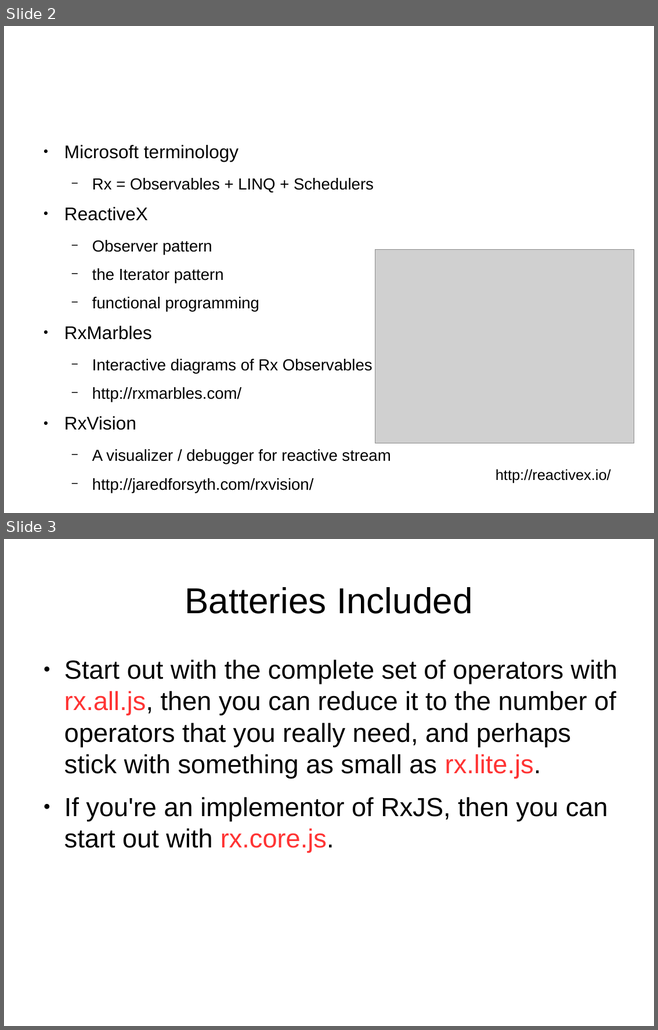
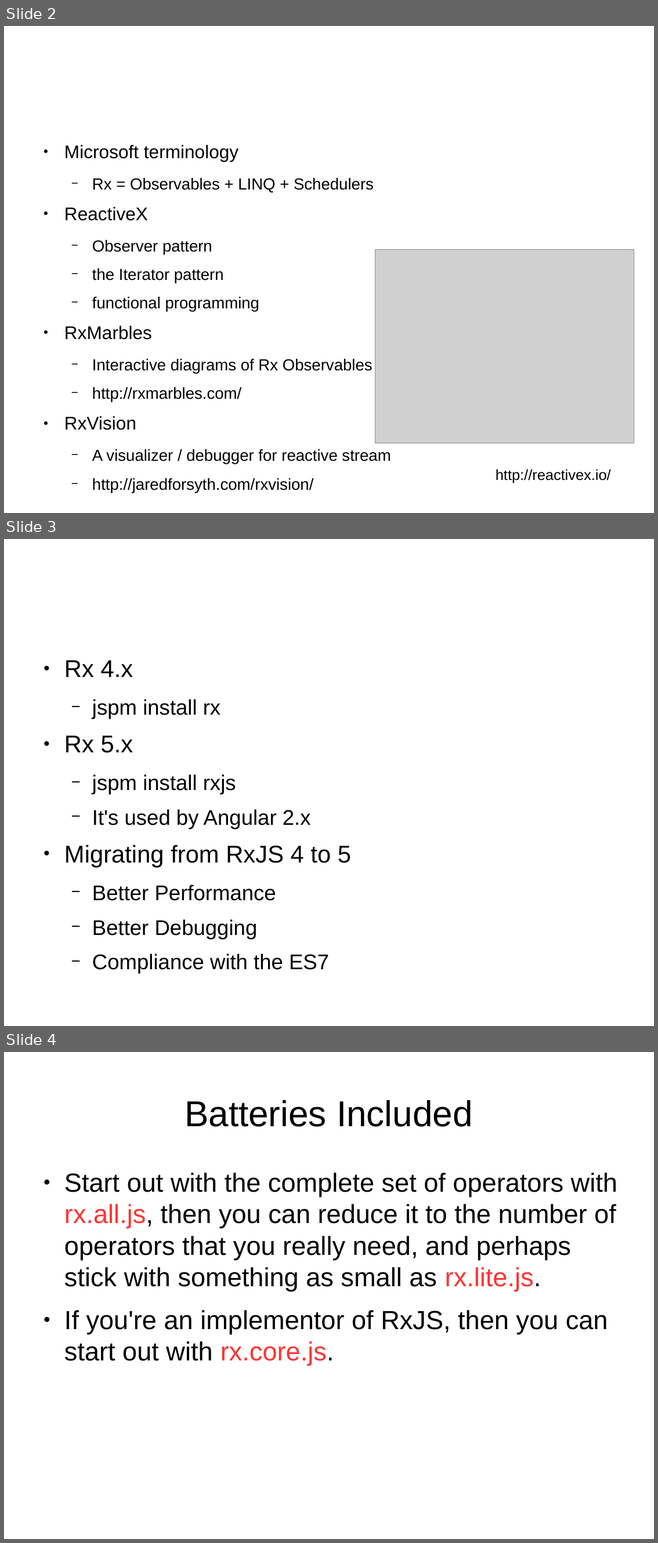
Before and after one commit to sallop/til, a slide deck: RxJS.odp. Shown one above the other, each under a label of ours: slides 2 and 3 before the commit, slides 2, 3 and 4 after it. The pictures are 658x1030 and 658x1543 pixels, drawn with LibreOffice and Linux fonts; fonts in the diff are those of the drawing; grey boxes stand for pictures. Boxes give left, top, right and bottom in pixels: in the first picture for what was removed or moved away, otherwise in the second. Text is boxed around its words. In the diff, an @@ line names an element or a change of style, - is before the commit and + after.

```diff
--- a/RxJS.odp
+++ b/RxJS.odp
@@ slide 3 added at bbox=[4, 539, 654, 1026], background #FFFFFF @@
@@ text added at bbox=[64, 660, 351, 974], 25.9 pt, text #000000 @@
+● Rx 4.x
+  − jspm install rx
+● Rx 5.x
+  − jspm install rxjs
+  − It's used by Angular 2.x
+● Migrating from RxJS 4 to 5
+  − Better Performance
+  − Better Debugging
+  − Compliance with the ES7
@@ what was slide 3 is now slide 4 @@
```
Also in this commit, not shown: 2 other files.
